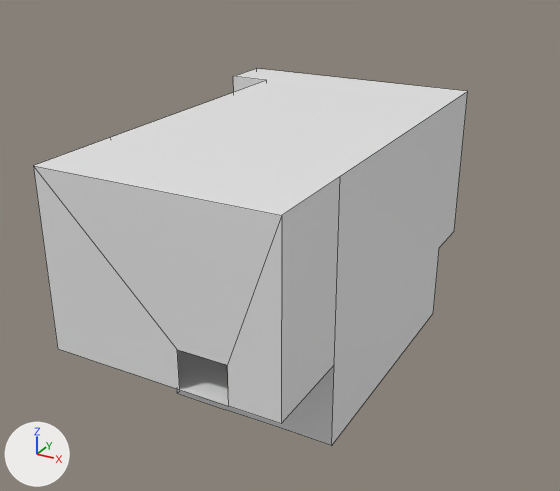
The Blender file Assets/Models/Levels/Easy/Easy Level.blend as it was, and as the next commit left it.
One viewpoint serves both versions: a 50 mm camera at (16.9, -35.1, 23.6) aimed at (-1.4, -1.9, 7.0). The lights are fixed; the arrows at lower left show +X, +Y and +Z. Mesh edges are drawn as thin lines.

In view in the first picture: 'Ceiling', 'Floors', 'Level', 'Level Vertical Walls'.
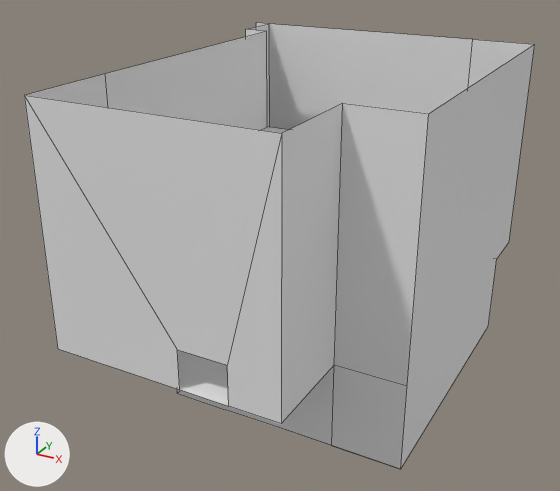
Changed parts and their boxes [x1, y1, x2, y2] in the pictures (560 x 491 px; the box of a moved part takes in the faces that stretch with it):
'Level', reshaped (17% wider, 26% taller): before [33, 91, 468, 444]; after [24, 23, 535, 468]
'Ceiling', hidden: before [34, 69, 467, 216]
'Level Vertical Walls', reshaped: before [233, 76, 266, 92]; after [246, 24, 428, 469]
part 2 of me_plane_003, moved or reshaped: before [233, 76, 266, 92]; after [246, 24, 270, 127]
part 3 of me_plane_003, added: after [332, 103, 428, 469]
part 4 of me_plane_001, built on: before [281, 91, 468, 444]; after [256, 23, 535, 468]

What changed in the scene script:
```text
Change me_plane_003:
    where me_plane_003.from_pydata(...)  # 15 vertices, 3 faces; spans x -10.0..-4.5, y 7.5..10.5, z 4.5..13.5
    used by ob_level_vertical_walls; location = (0.0, 0.0, 0.0)
    verts and faces of me_plane_003; kept vertices keep their numbers, new ones are numbered from 15
    before: 2 (-7.5, 7.5, 10.5), 9 (-7.5, 7.5, 7.5), 10 (-10.0, 7.5, 7.5), 11 (-10.0, 10.5, 7.5), 12 (-7.5, 7.5, 13.5) at pixel (266, 80)
    before: 13 (-10.0, 7.5, 13.5) at pixel (233, 76), 14 (-10.0, 10.5, 13.5) at pixel (256, 68)
    me_plane_003 part 2
    add delete_vertices([10])  # with the faces that use them
    add verts[9] = (-9.0, 7.5, 7.5)  # moved
    add verts[11] = (-9.0, 10.5, 7.5)  # moved
    add verts[12] = (-7.5, 7.5, 16.5)  # moved, pixel (266, 31)
    add verts[13] = (-9.0, 7.5, 16.5)  # moved, pixel (245, 29)
    add verts[14] = (-9.0, 10.5, 16.5)  # moved, pixel (269, 23)
    add faces += [(2, 9, 13, 12), (9, 11, 14, 13)]
    me_plane_003 part 3
    add verts[15] = (4.5, -7.5, 0.0)  # pixel (331, 445)
    add verts[16] = (4.5, -7.5, 4.5)  # pixel (334, 364)
    add verts[17] = (4.5, -7.5, 4.5)  # pixel (334, 364)
    add verts[18] = (4.5, -7.5, 16.5)  # pixel (342, 103)
    add for new, old in zip([*range(19, 23)], [*range(15, 19)]): verts[new] = verts[old] + (3.5, 0.0, 0.0)
    add faces += [(16, 18, 22, 20), (15, 17, 21, 19)]
Change me_plane_002:
    where me_plane_002.from_pydata(...)  # 8 vertices, 1 face; spans x -10.0..4.5, y -12.5..10.5, z 13.5
    used by ob_ceiling; location = (0.0, 0.0, 0.0)
    verts and faces of me_plane_002; kept vertices keep their numbers, new ones are numbered from 8
    before: 0 (4.5, -7.5, 13.5) at pixel (340, 176), 1 (4.5, 10.5, 13.5) at pixel (467, 91), 2 (-7.5, 7.5, 13.5) at pixel (266, 80), 3 (-10.0, 7.5, 13.5) at pixel (233, 76), 4 (-10.0, 10.5, 13.5) at pixel (256, 68)
    before: 5 (-7.5, -7.5, 13.5) at pixel (110, 137), 6 (-7.5, -12.5, 13.5) at pixel (33, 165), 7 (4.5, -12.5, 13.5) at pixel (281, 215)
    me_plane_002 part 1
    add delete_vertices([*range(0, 8)])  # with the faces that use them
    add verts[8] = (4.5, -7.5, 16.5)  # pixel (342, 103)
    add verts[9] = (8.0, -7.5, 16.5)  # pixel (428, 113)
    add verts[10] = (4.5, -7.5, 16.5)  # pixel (342, 103)
    add for new, old in zip([11, 12, 13], [8, 9, 10]): verts[new] = verts[old] + (0.0, 18.0, 0.0)
    add verts[14] = (-7.5, 7.5, 16.5)  # pixel (266, 31)
    add verts[15] = (-10.0, 7.5, 16.5)
    add verts[16] = (-10.0, 10.5, 16.5)  # pixel (256, 22)
    add verts[17] = (-7.5, -7.5, 16.5)  # pixel (105, 73)
    add verts[18] = (-7.5, -12.5, 16.5)  # pixel (24, 95)
    add verts[19] = (4.5, -12.5, 16.5)  # pixel (281, 133)
    add faces += [(8, 11, 12, 9), (10, 19, 18, 17, 14, 15, 16, 13)]
Change me_plane_001:
    used by ob_level; location = (0.0, 0.0, 0.0)
    remove me_plane_001.from_pydata(...)  # 66 vertices, 18 faces, 3 loose edges; spans x -10.0..4.5, y -12.5..10.5, z 0.0..13.5
    add me_plane_001.from_pydata(...)  # 69 vertices, 17 faces, 7 loose edges; spans x -10.0..8.0, y -12.5..10.5, z 0.0..16.5
    me_plane_001 part 4
    6 vertices are removed from x -9.0..4.5, y -7.5..10.5, z 4.5..13.5
    6 faces are deleted
    6 vertices in x -10.0..4.5, y -12.5..10.5, z 13.5 move by (0.0, 0.0, 3.0)
    13 vertices are added at x -7.5..8.0, y -7.5..10.5, z 0.0..16.5
    4 loose edges are added
    6 new faces join them
Change ob_ceiling:
    add ob_ceiling.hide_viewport = True
```
